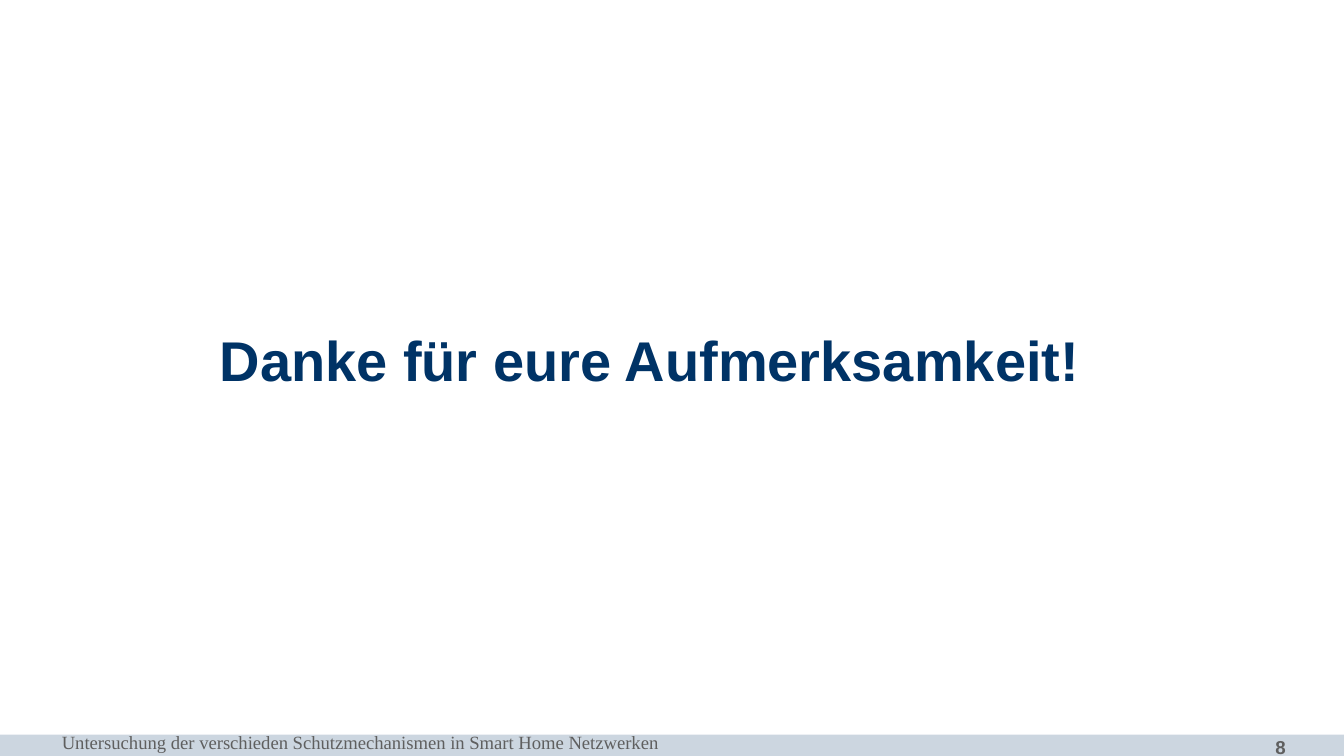
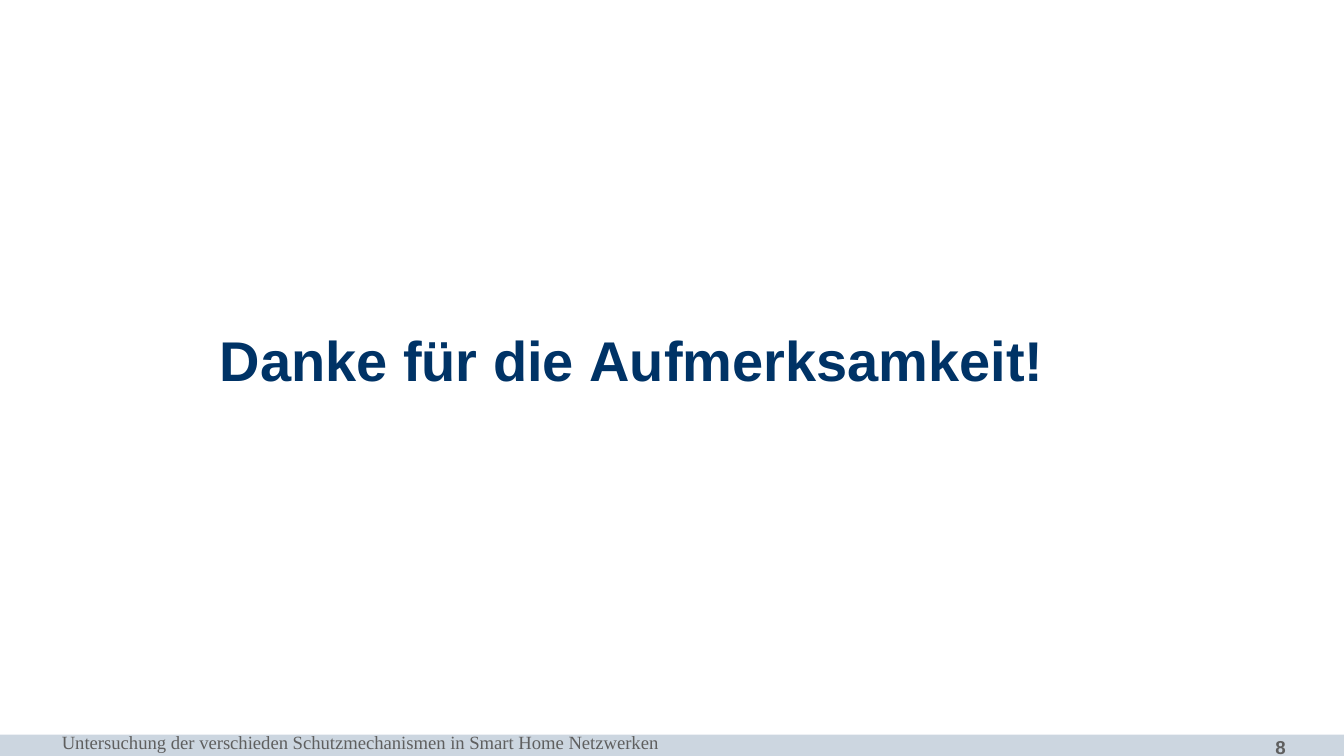
Before and after one commit to aimanalhazmi/IoT_Network_Security, a slide deck: slide 8 of IoT_Network_Security.pptx. Drawn at 1344x756 pixels with LibreOffice and Linux fonts; fonts in the diff are those of the drawing; background and template pictures are left out. Boxes give left, top, right and bottom in pixels: in the first picture for what was removed or moved away, otherwise in the second. Text is boxed around its words. In the diff, an @@ line names an element or a change of style, - is before the commit and + after.

```diff
--- a/IoT_Network_Security.pptx
+++ b/IoT_Network_Security.pptx
@@ title at box(220, 340, 1043, 382): text changed @@
-Danke für eure Aufmerksamkeit!
+Danke für die Aufmerksamkeit!
```
Also in this commit, not shown: 2 other slides changed, 8 other files.
